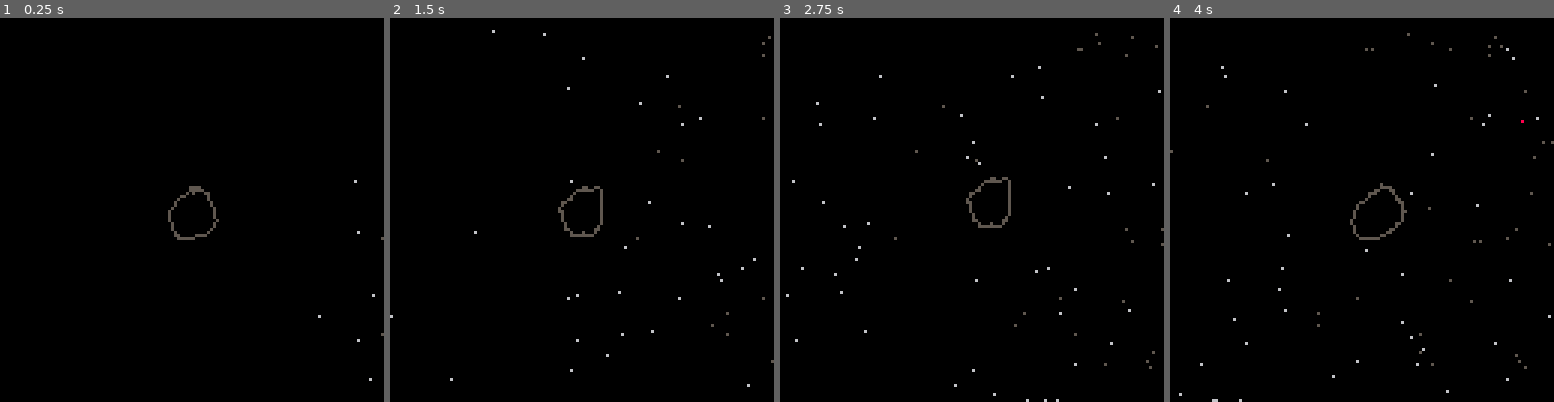
Above: before the commit, frames 1-4 (left to right).
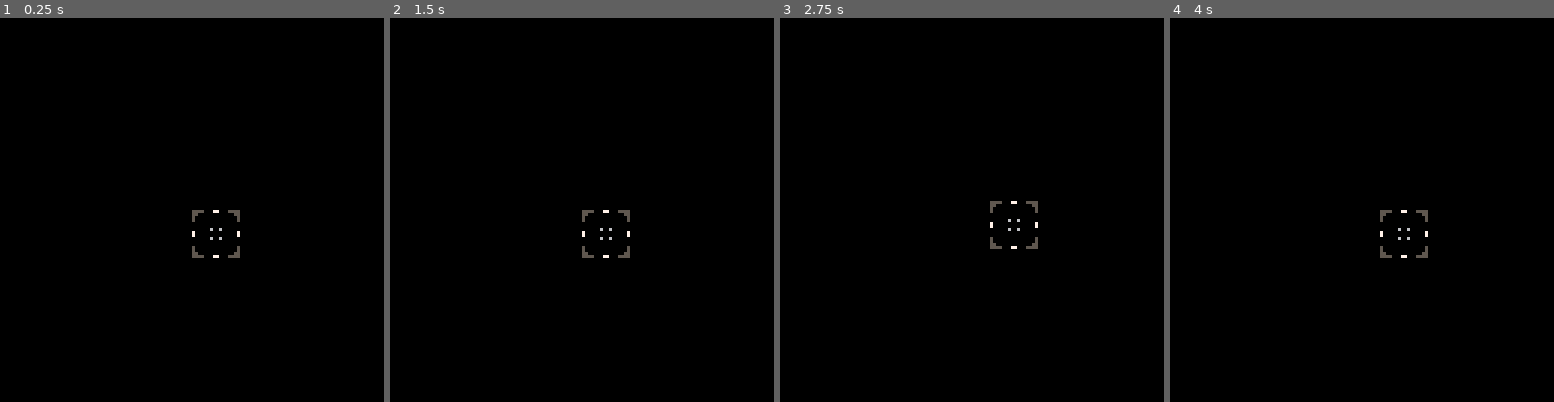
Above: after the commit, the same moments.

Repository: jeffcampbell/Pico-8-Games
Game: PICO-8 cartridge fermi/fermi.p8
Two runs of this game, one before a commit and one after it. Both use one fixed random seed, a clock stepped at 60 frames per second and the inputs below.
Inputs:
- Up to frame 1 (0.25 s): no input
- Up to frame 2 (1.5 s): no input
- Up to frame 3 (2.75 s): hold Right 1.6-2.1 s; hold Up 2.15-2.42 s; hold Right from 2.47 s (still down)
- Up to frame 4 (4 s): release Right at 3.03 s; hold Left 3.08-3.58 s; hold Down 3.63-3.97 s

The runs differ from the first frame. In frame 1, 0.6% of the frame differs, in the area x 43-100%, y 42-95%; in frame 2, 0.8%; in frame 3, 1.0%; in frame 4, 1.1%, in the area x 0-100%, y 3-100%.

Commit message:
starting from scratch. 100 percent pocket chip

Diff:
--- a/fermi/fermi.p8
+++ b/fermi/fermi.p8
@@ -2,111 +2,57 @@
 version 8
 __lua__
 function _init()
-	add(targets,targetconstruct(50,50))
-end
-
-targetconstruct=function(x,y)
+add(scopes,scopeconstruct(64,64))
+end
+
+scopeconstruct=function(x,y)
 local o={}
 o.pos={x=x,y=y}
 o.speed=3
-o.hitbox={x=2,y=1,w=5,h=6}
- o.control=function(o)
- 	if(btnp(3)) then
- 		o.pos.y+=o.speed
- 	end
- 	if(btnp(2)) then
- 		o.pos.y-=o.speed
- 	end
-  if(btnp(0)) then
- 		o.pos.x-=o.speed
- 	end
-  if(btnp(1)) then
- 		o.pos.x+=o.speed
- 	end
+o.control=function(o)
+ if (btnp(1)) then
+  o.pos.x+=o.speed
  end
-	o.draw=function(o)
-		anim(o,0,0,3)
-	end
+ if (btnp(2)) then
+  o.pos.y-=o.speed
+ end
+ if (btnp(3)) then
+  o.pos.y+=o.speed
+ end
+ if (btnp(0)) then
+  o.pos.x-=o.speed
+ end
+end
+
+o.draw=function(o)
+ sspr(0,0,16,16,o.pos.x,o.pos.y)
+end
 
 return o
 end
 
-starconstruct=function(x,y,speed)
-local o={}
-o.pos={x=x,y=y}
-o.speed=speed
-if(speed>2.98) then
-	o.brightness=8
-elseif(speed>1.2) then
- o.brightness=6
-else
- o.brightness=5
-end
-
-	o.update=function(o)
-		o.pos.x-=o.speed
-		print('.',o.pos.x,o.pos.y,o.brightness)
-	end
-
-	o.cleanup=function(o)
-		if(o.pos.x>128) then
-			del(stars,o)
-		end
-	end
-
-return o
-end
-
-function anim(o,sx,sy,nf,fl)
-local sw=32
-local sh=32
-local sp=10
-	if(not o.a_ct) o.a_ct=0
-	if(not o.a_st)	o.a_st=0
-
-	o.a_ct+=1
-
-	if(o.a_ct%(30/sp)==0) then
-	 o.a_st+=32
-	 if(o.a_st==nf*sw) o.a_st=0
-	end
-
-	o.a_fr=sx+o.a_st
-
-sspr(o.a_fr,sy,sw,sh,o.pos.x,o.pos.y,sw,sh,fl)
-end
-
-stars={}
-starfield=function()
-	foreach(stars, function(o)
-		o.update(o)
-		o.cleanup(o)
-	end)
-end
-
-targets={}
-targets.draw=function()
-	foreach(targets, function(o)
-		o.draw(o)
-	end)
-end
-
-targets.update=function()
-	foreach(targets, function(o)
+
+scopes={}
+
+scopes.update=function()
+ foreach(scopes, function(o)
   o.control(o)
-	end)
+ end)
+end
+
+scopes.draw=function()
+ foreach(scopes, function(o)
+  o.draw(o)
+ end)
 end
 
 function _update()
-	add(stars,starconstruct(128,rnd(128),rnd()*3))
-	targets.update()
+ scopes.update()
 end
 
 function _draw()
-	cls()
-	map(0,0,0,0,128,128)
-	starfield()
-	targets.draw()
+ cls()
+ scopes.draw()
 end
 
 
Not shown, changed: 23 lines of the sprite sheet (__gfx__) section of fermi/fermi.p8
